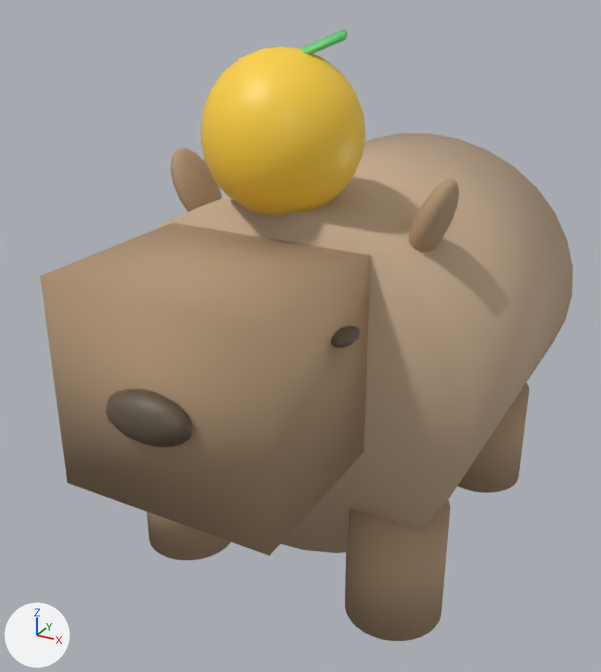
What one commit did to the glTF model public/models/prizes/capybara.glb.
One viewpoint serves both versions: a 50 mm camera at (1.02, -2.17, 1.01) aimed at (-0.03, -0.25, 0.05). Lighting does not change. The marker at lower left points along +X, +Y and +Z. The first picture is the older version. Where no turn or scale is listed for an object, it has been applied to the vertices. Vertices at exactly the same position are counted once.

The first picture shows 'Capybara'.
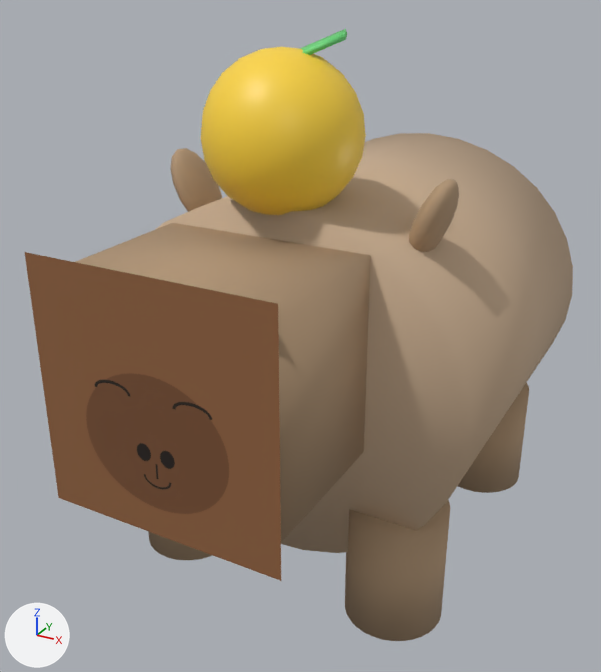
What changed in the scene script:
```text
Add img_capybara_face:
    img_capybara_face = load_image('capybara_face', '_unpacked/capybara_face', 512, 512, 'sRGB')
Add mat_yuzucitron:
    mat_yuzucitron = principled_material('YuzuCitron')
    mat_yuzucitron.base_color = (1.0, 0.68, 0.05)  # yellow #ffd73f
    mat_yuzucitron.roughness = 0.45
Add mat_capyfacetex:
    mat_capyfacetex = principled_material('CapyFaceTex')
    mat_capyfacetex.texture = img_capybara_face
    mat_capyfacetex.roughness = 0.85
Change me_cylinder:
    used by ob_capybara; location = (0.0, 0.062, 0.0)
    verts and faces of me_cylinder; kept vertices keep their numbers, new ones are numbered from 916
    remove me_cylinder.from_pydata(...)  # 916 vertices, 1780 faces; spans x -0.55..0.55, y -1.08..0.55, z -0.65..0.89
    add me_cylinder.from_pydata(...)  # 690 vertices, 1334 faces; spans x -0.55..0.55, y -1.03..0.55, z -0.65..0.89
    me_cylinder part 1: the loose piece of 86 vertices spanning x -0.11..0.11, y -1.08..-0.99, z 0.09..0.21 is deleted
    me_cylinder part 2: the loose piece of 72 vertices spanning x 0.28..0.32, y -0.77..-0.66, z 0.26..0.29 is deleted
    me_cylinder part 3
    add verts[916] = (-0.31, -1.03, -0.16)  # pixel (58, 497)
    add verts[917] = (0.31, -1.03, -0.16)  # pixel (281, 580)
    add verts[918] = (-0.31, -1.03, 0.46)  # pixel (24, 252)
    add verts[919] = (0.31, -1.03, 0.46)  # pixel (278, 303)
    add faces += [(916, 917, 919), (916, 919, 918)]  # mat_capyfacetex (picture img_capybara_face)
    other edits to the shape of me_cylinder do not show in these pictures
    remove me_cylinder.materials.append(mat_capydark)  # brown #615545
    remove me_cylinder.materials.append(mat_yuzuorange)  # yellow #ffd33f
    add me_cylinder.materials.append(mat_capyfacetex)  # picture img_capybara_face
    add me_cylinder.materials.append(mat_yuzucitron)  # yellow #ffd73f
```

Boxes [x1, y1, x2, y2] around the edits, measured in the pictures (601 x 672 px):
'Capybara', reshaped: before [40, 29, 573, 641]; after [25, 29, 573, 641]
part 1 of me_cylinder, deleted (brown): before [105, 389, 192, 447]
part 2 of me_cylinder, deleted (brown): before [331, 326, 360, 348]
part 3 of me_cylinder, added (brown): after [25, 252, 281, 581]
